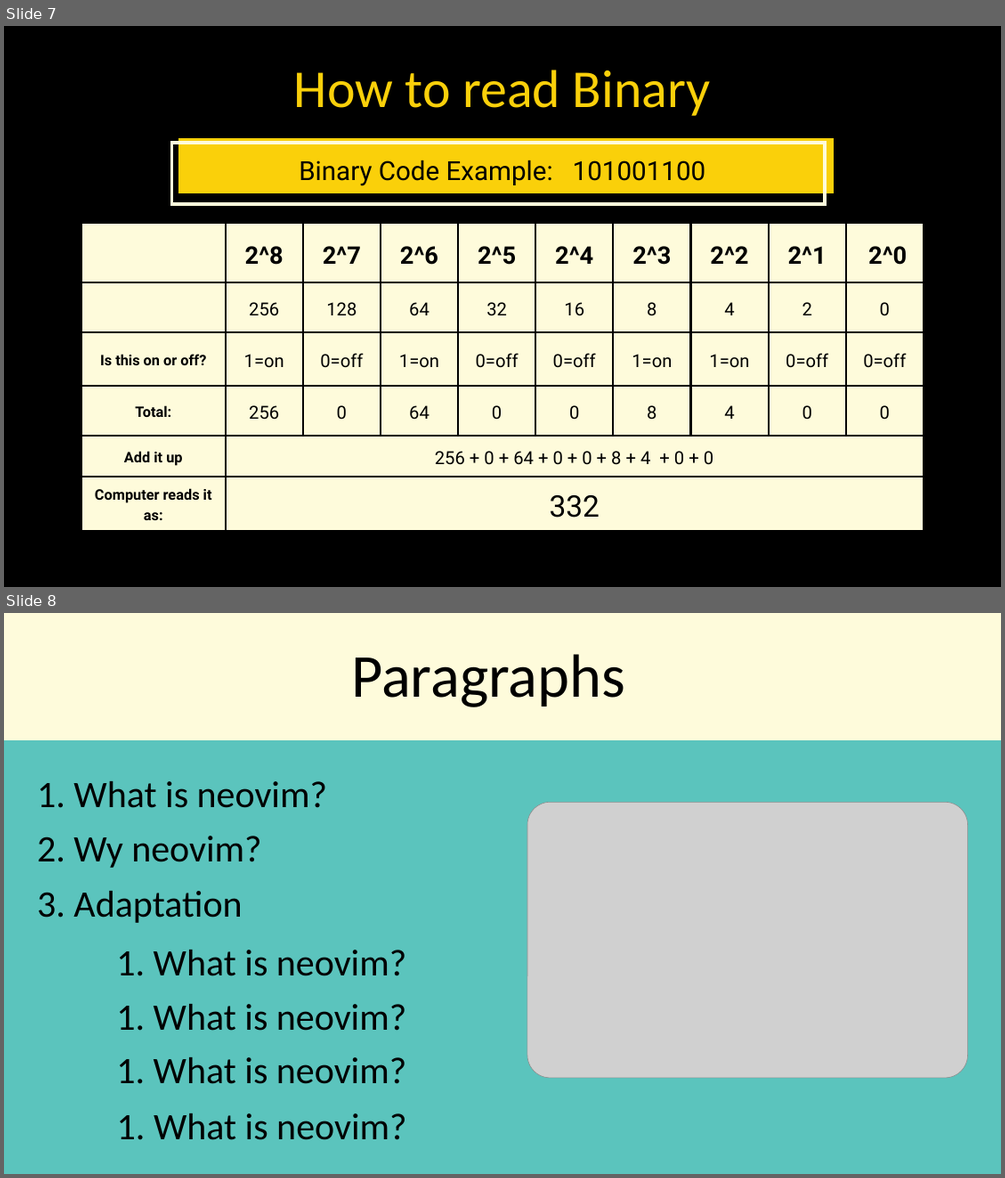
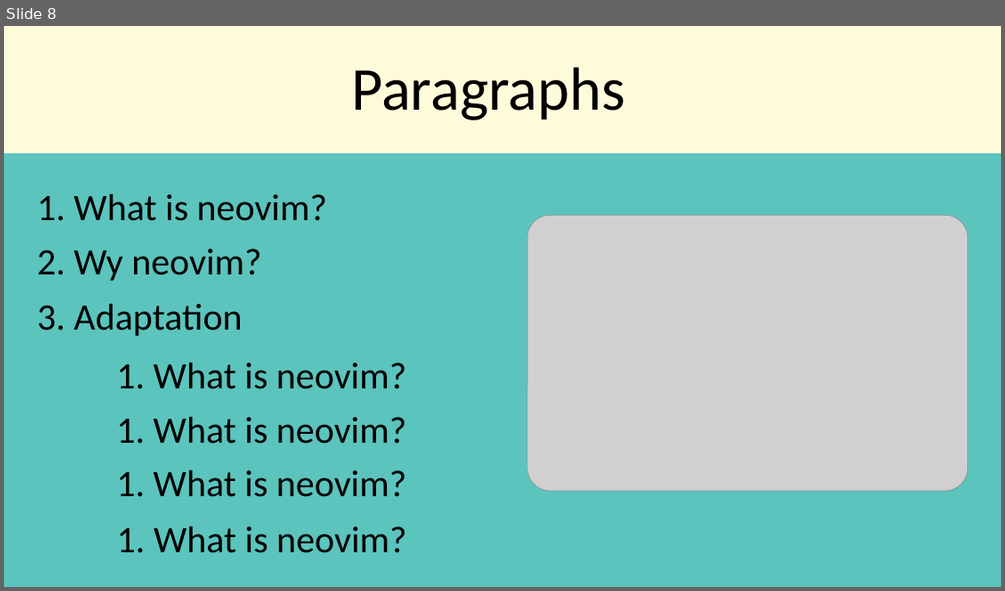
Before and after one commit to NotKiroma/Praktika, a slide deck: Praktika IKT/Day 8.pptx. Shown one above the other, each under a label of ours: slides 7 and 8 before the commit, slide 8 after it. The pictures are 1005x1178 and 1005x591 pixels, drawn with LibreOffice and Linux fonts; fonts in the diff are those of the drawing; grey boxes stand for pictures. Boxes give left, top, right and bottom in pixels: in the first picture for what was removed or moved away, otherwise in the second. Text is boxed around its words. In the diff, an @@ line names an element or a change of style, - is before the commit and + after.

```diff
--- a/Praktika IKT/Day 8.pptx
+++ b/Praktika IKT/Day 8.pptx
@@ slide 7 removed at box(4, 26, 1001, 587), background #000000 @@
@@ text removed at box(294, 70, 711, 116) @@
-How to read Binary
@@ freeform shape removed at box(172, 143, 825, 204) @@
@@ freeform shape removed at box(178, 138, 833, 194) @@
@@ text removed at box(299, 160, 706, 186) @@
-Binary Code Example: 101001100
@@ table removed at box(81, 223, 925, 531), 6 rows, 10 columns @@
- | 2^8 | 2^7 | 2^6 | 2^5 | 2^4 | 2^3 | 2^2 | 2^1 | 2^0
- | 256 | 128 | 64 | 32 | 16 | 8 | 4 | 2 | 0
-Is this on or off? | 1=on | 0=off | 1=on | 0=off | 0=off | 1=on | 1=on | 0=off | 0=off
-Total: | 256 | 0 | 64 | 0 | 0 | 8 | 4 | 0 | 0
-Add it up | 256 + 0 + 64 + 0 + 0 + 8 + 4 + 0 + 0 |  |  |  |  |  |  |  | 
-Computer reads it as: | 332 |  |  |  |  |  |  |  | 
```
Also in this commit, not shown: 1 slide changed, 1 slide added, 6 other files.
